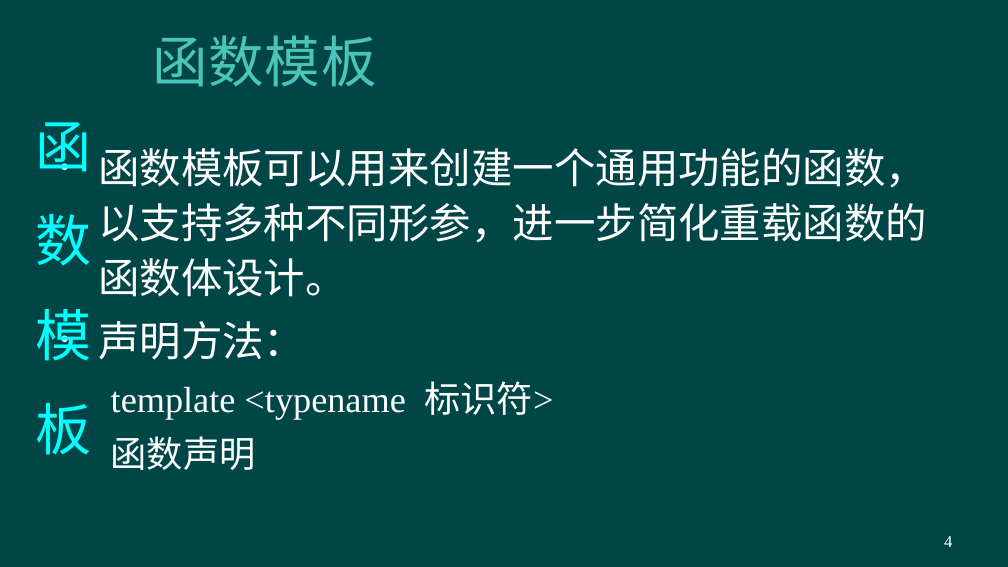
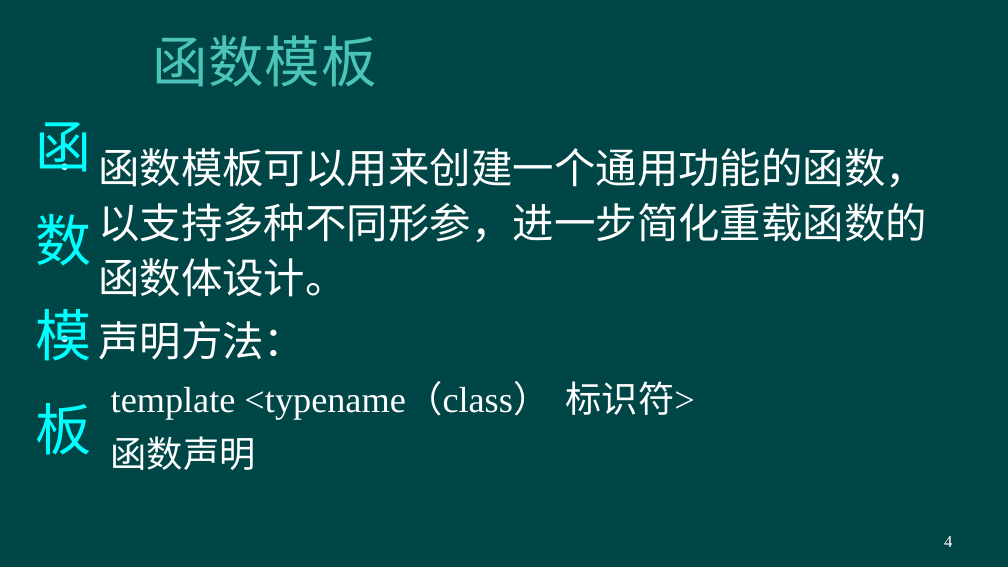
Before and after one commit to hanhonglei/Course_OOPGames, a slide deck: slide 4 of Slides/9 群体类和群体数据的组织.pptx. Drawn at 1008x567 pixels with LibreOffice and Linux fonts; fonts in the diff are those of the drawing; background and template pictures are left out. Boxes give left, top, right and bottom in pixels: in the first picture for what was removed or moved away, otherwise in the second. Text is boxed around its words. In the diff, an @@ line names an element or a change of style, - is before the commit and + after.

```diff
--- a/Slides/9 群体类和群体数据的组织.pptx
+++ b/Slides/9 群体类和群体数据的组织.pptx
@@ text at (111, 381, 695, 419): text changed @@
-  template <typename 标识符>
+  template <typename（class） 标识符>
```
